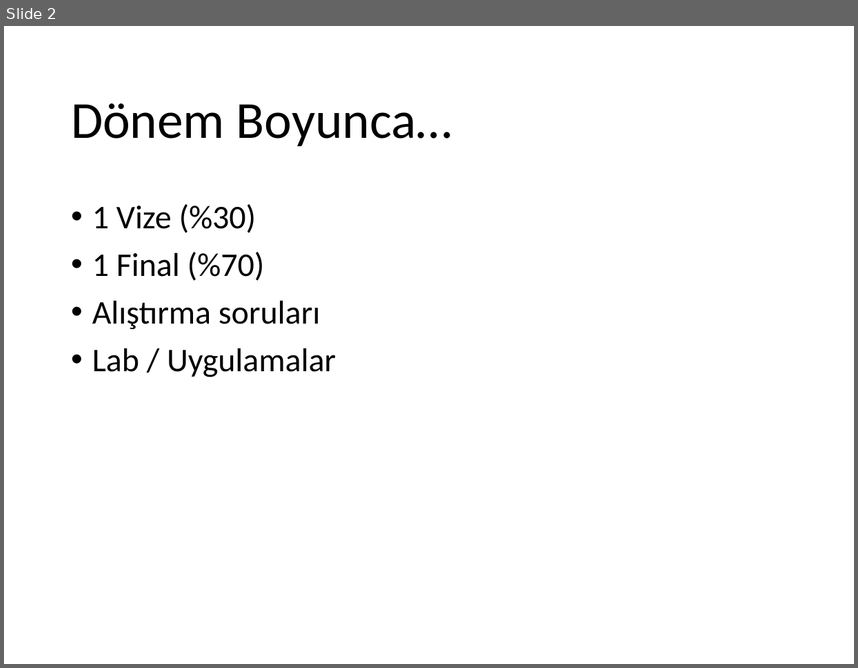
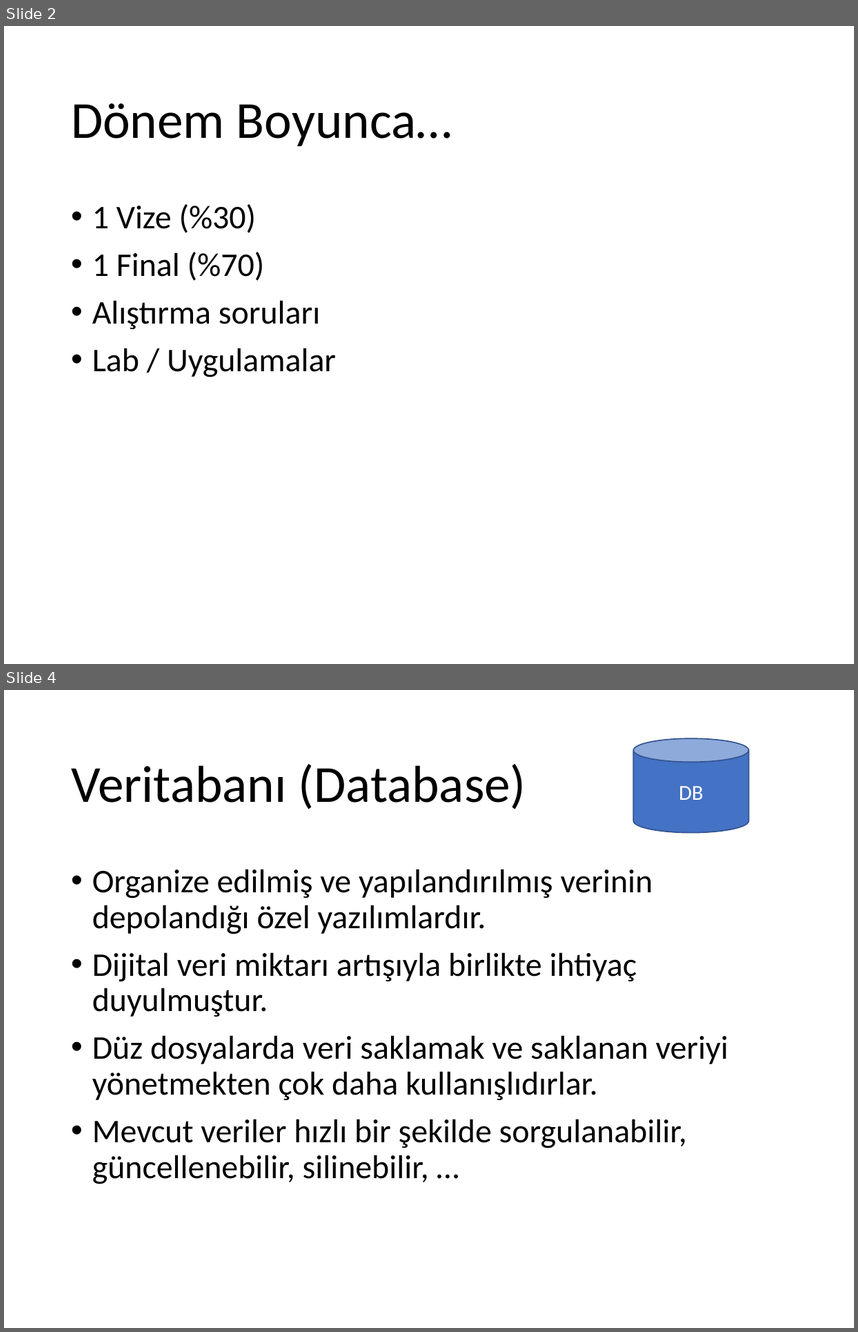
Before and after one commit to ihpar/dbms, a slide deck: Slides/Ders 0.pptx. Shown one above the other, each under a label of ours: slide 2 before the commit, slides 2 and 4 after it; the slides between them are not shown. The pictures are 858x668 and 858x1332 pixels, drawn with LibreOffice and Linux fonts; fonts in the diff are those of the drawing. Boxes give left, top, right and bottom in pixels: in the first picture for what was removed or moved away, otherwise in the second. Text is boxed around its words. In the diff, an @@ line names an element or a change of style, - is before the commit and + after.

```diff
--- a/Slides/Ders 0.pptx
+++ b/Slides/Ders 0.pptx
@@ slide 4 added at [4,690,854,1328], background #FFFFFF @@
@@ cylinder added at [633,738,749,833], fill #4472C4, outline #325491 1 pt, 18 pt, text #FFFFFF @@
+DB
@@ title added at [71,764,526,809], 44 pt, text #000000 @@
+Veritabanı (Database)
@@ text added at [92,869,728,1184], 28 pt, text #000000 @@
+• Organize edilmiş ve yapılandırılmış verinin depolandığı özel yazılımlardır.
+• Dijital veri miktarı artışıyla birlikte ihtiyaç duyulmuştur.
+• Düz dosyalarda veri saklamak ve saklanan veriyi yönetmekten çok daha kullanışlıdırlar.
+• Mevcut veriler hızlı bir şekilde sorgulanabilir, güncellenebilir, silinebilir, …
```
Also in this commit, not shown: 1 slide changed, 5 other slides added.
